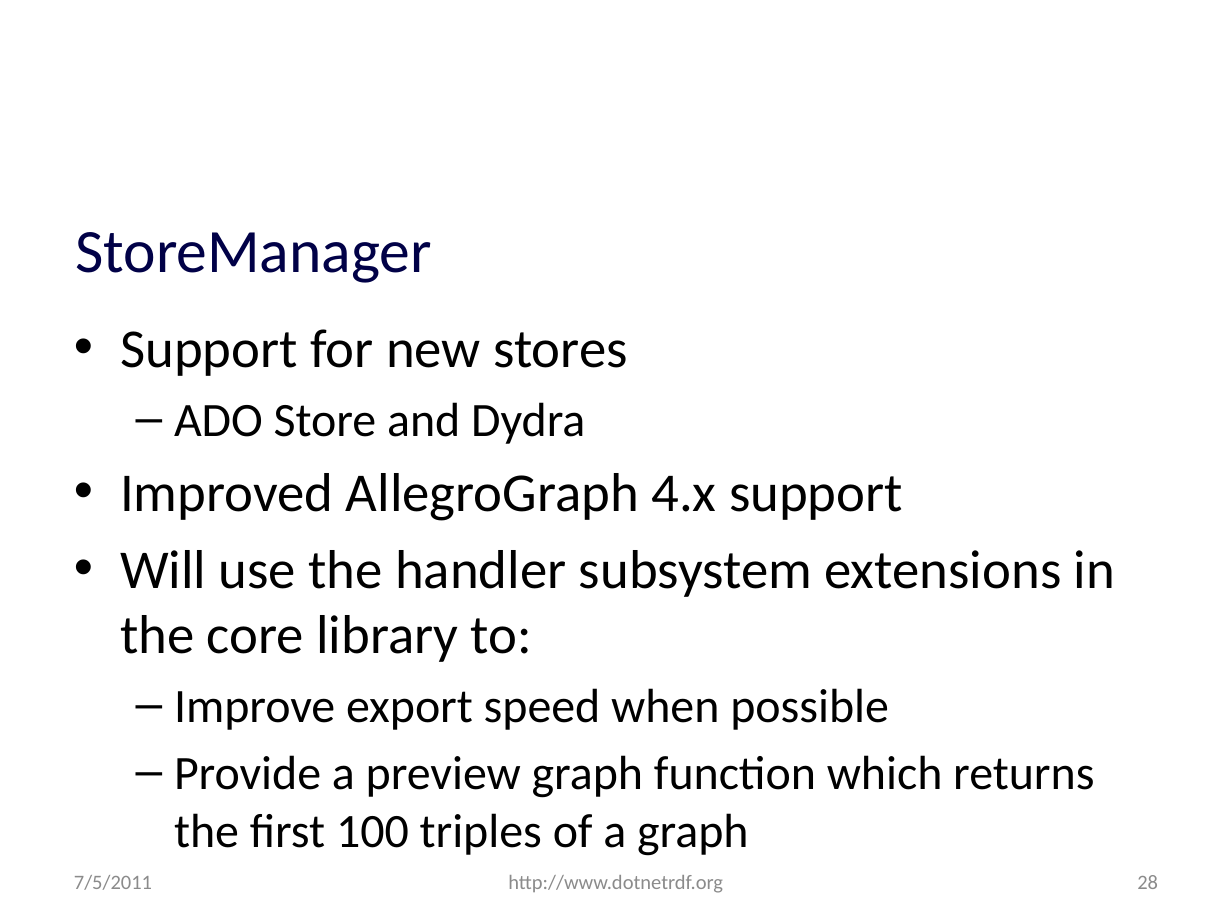
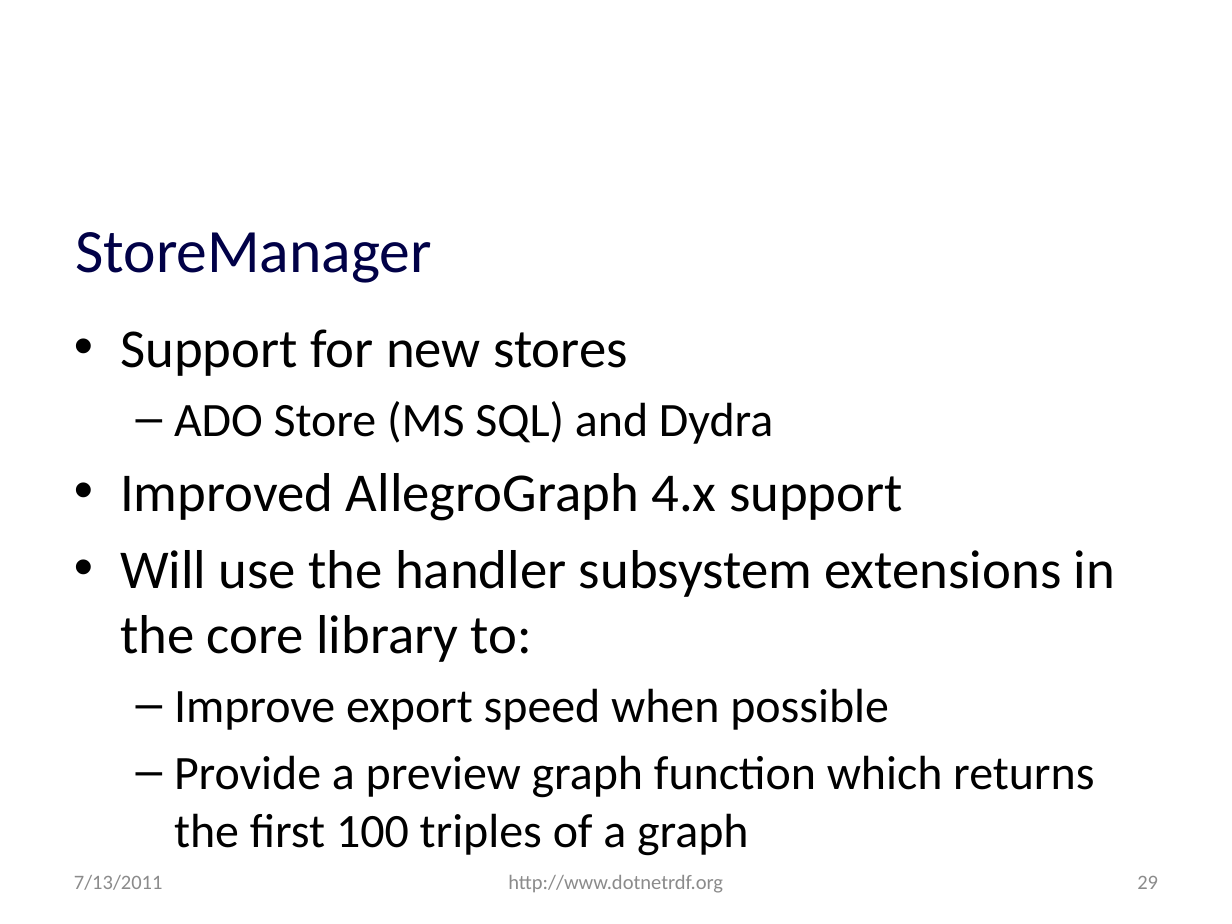
Before and after one commit to JohnGoldsmith/dotnetrdf-wiki, a slide deck: slide 29 of Slides/Roadmap.pptx (slide 28 before the commit). Drawn at 1232x924 pixels with LibreOffice and Linux fonts; fonts in the diff are those of the drawing; background and template pictures are left out. Boxes give left, top, right and bottom in pixels: in the first picture for what was removed or moved away, otherwise in the second. Text is boxed around its words. In the diff, an @@ line names an element or a change of style, - is before the commit and + after.

```diff
--- a/Slides/Roadmap.pptx
+++ b/Slides/Roadmap.pptx
@@ text at (x1=174, y1=401, x2=773, y2=444): text changed @@
-  – ADO Store and Dydra
+  – ADO Store (MS SQL) and Dydra
@@ text at (x1=74, y1=875, x2=163, y2=890): text changed @@
-7/5/2011
+7/13/2011
@@ page number at (x1=1137, y1=876, x2=1158, y2=889): text changed @@
-28
+29
```
Also in this commit, not shown: 44 other slides changed, 1 slide added.
